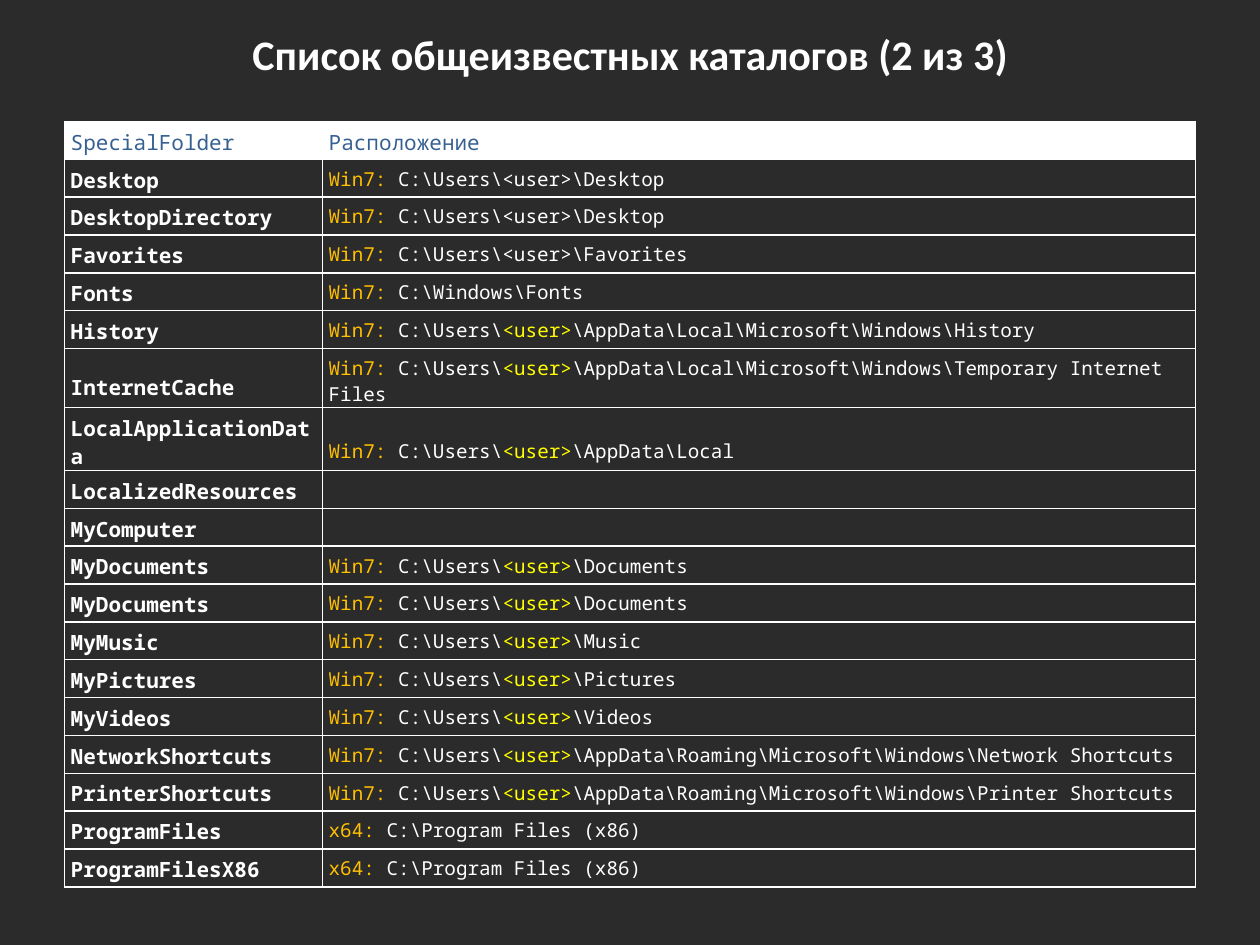
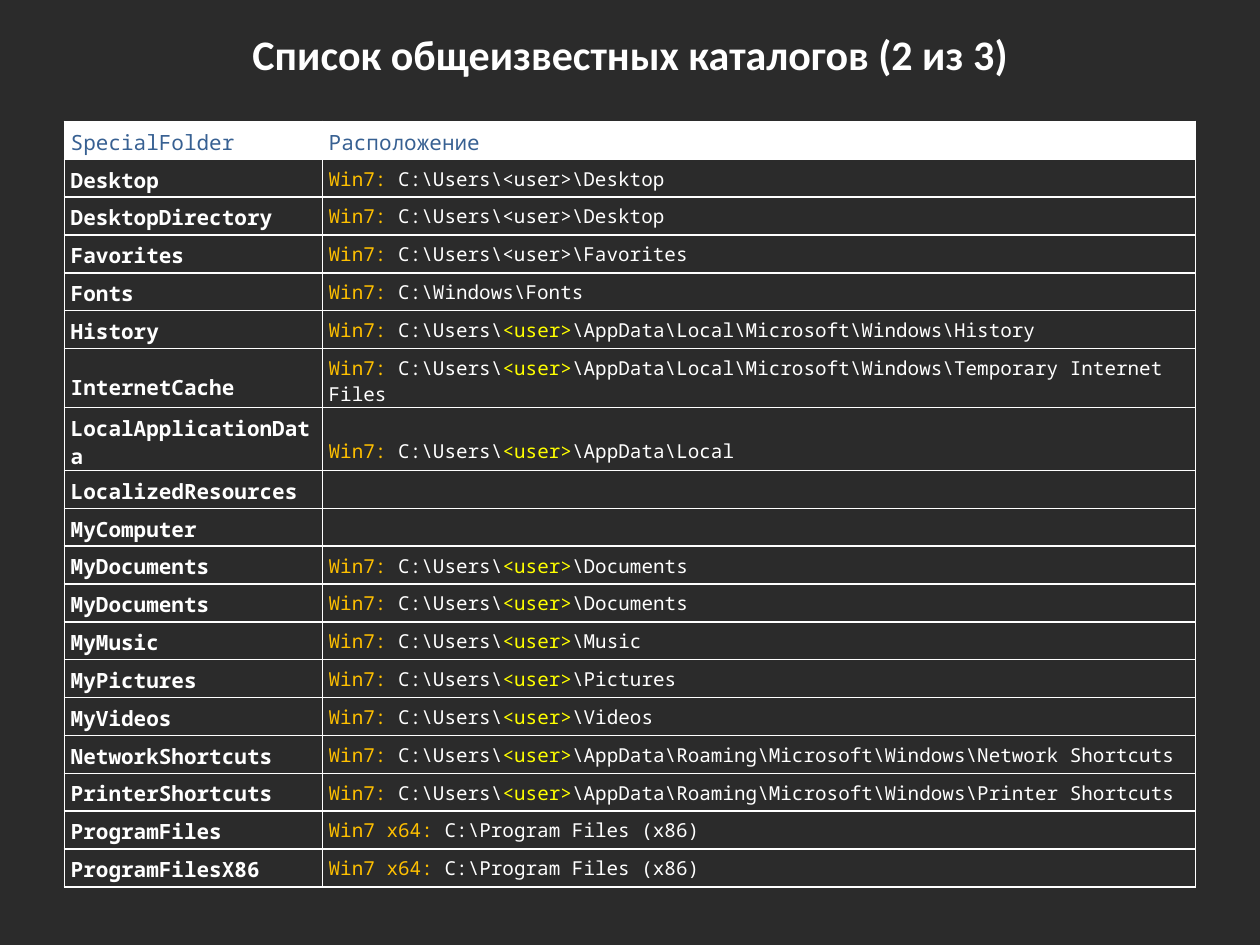
Before and after one commit to bazile/Training, a slide deck: slide 28 of Presentation/lesson-04-io.pptx (slide 23 before the commit). Drawn at 1260x945 pixels with LibreOffice and Linux fonts; fonts in the diff are those of the drawing; background and template pictures are left out; a plain dark background stands for a picture behind light text. Boxes give left, top, right and bottom in pixels: in the first picture for what was removed or moved away, otherwise in the second. Text is boxed around its words. In the diff, an @@ line names an element or a change of style, - is before the commit and + after.

```diff
--- a/Presentation/lesson-04-io.pptx
+++ b/Presentation/lesson-04-io.pptx
@@ table at bbox=[64, 121, 1196, 886] @@
-row 18, column 2: x64: C:\Program Files (x86)
+row 18, column 2: Win7 x64: C:\Program Files (x86)
-row 19, column 2: x64: C:\Program Files (x86)
+row 19, column 2: Win7 x64: C:\Program Files (x86)
```
Also in this commit, not shown: 6 other slides changed, 6 slides added, 2 other files.
